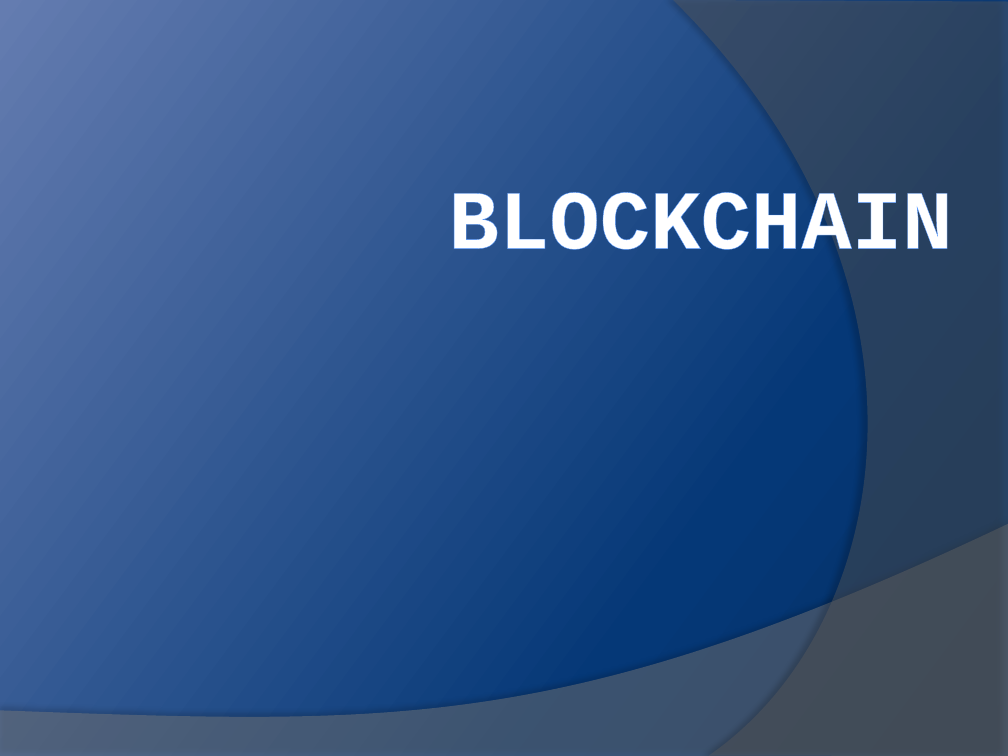
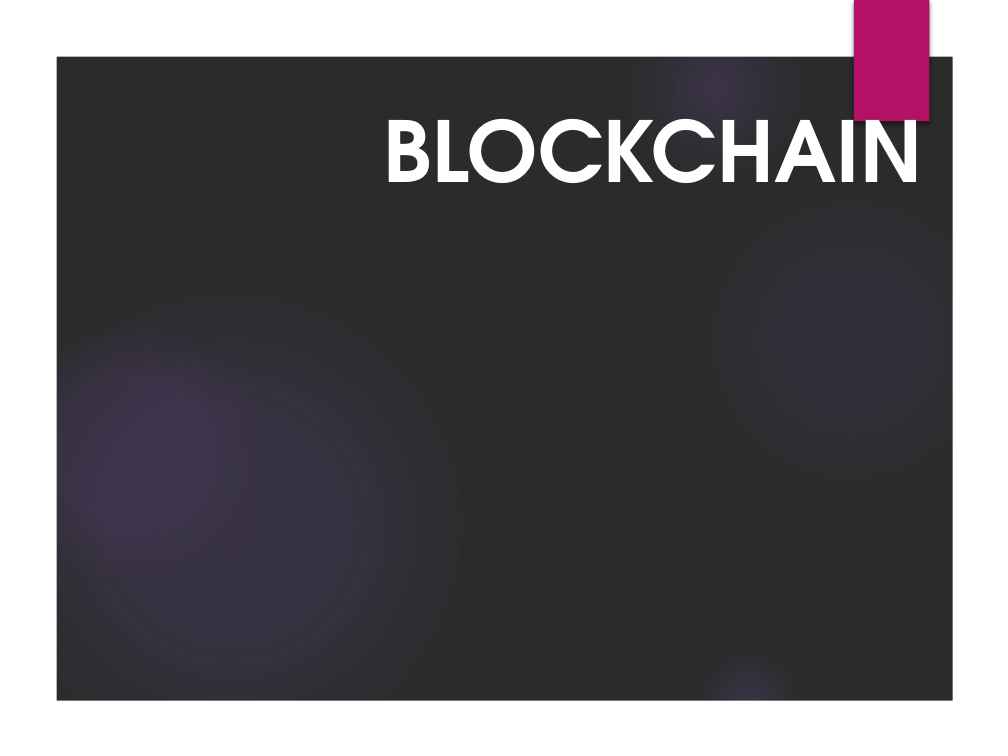
Before and after one commit to roncyrthomas/Blockchain, a slide deck: slide 1 of mp final/BlockCHain.pptx. Drawn at 1008x756 pixels with LibreOffice and Linux fonts; fonts in the diff are those of the drawing; background and template pictures are left out; a plain dark background stands for a picture behind light text. Boxes give left, top, right and bottom in pixels: in the first picture for what was removed or moved away, otherwise in the second. Text is boxed around its words. In the diff, an @@ line names an element or a change of style, - is before the commit and + after.

```diff
--- a/mp final/BlockCHain.pptx
+++ b/mp final/BlockCHain.pptx
@@ group added at (0,0,1008,756): 5 ellipses, 1 freeform shape @@
@@ freeform shape removed at (673,0,1008,756) @@
@@ rectangle added at (854,0,929,121), fill #B31166 @@
@@ title "BLOCKCHAIN": place and size @@
-title "BLOCKCHAIN" at (448,188,952,271)
+title "BLOCKCHAIN" at (383,90,922,183)
@@ title "BLOCKCHAIN" at (383,90,922,183): font Courier New to TeX Gyre Adventor, letter outline #5898FF 0.39 pt to none; vertical alignment top to bottom @@
@@ freeform shape removed at (0,524,1008,756) @@
```
Also in this commit, not shown: 13 other slides changed, 2 other files.
